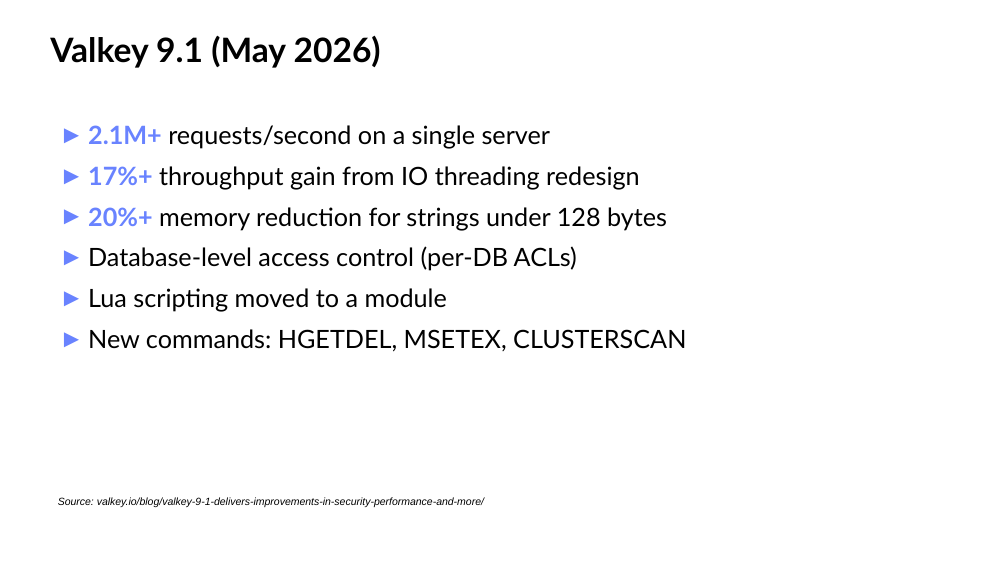
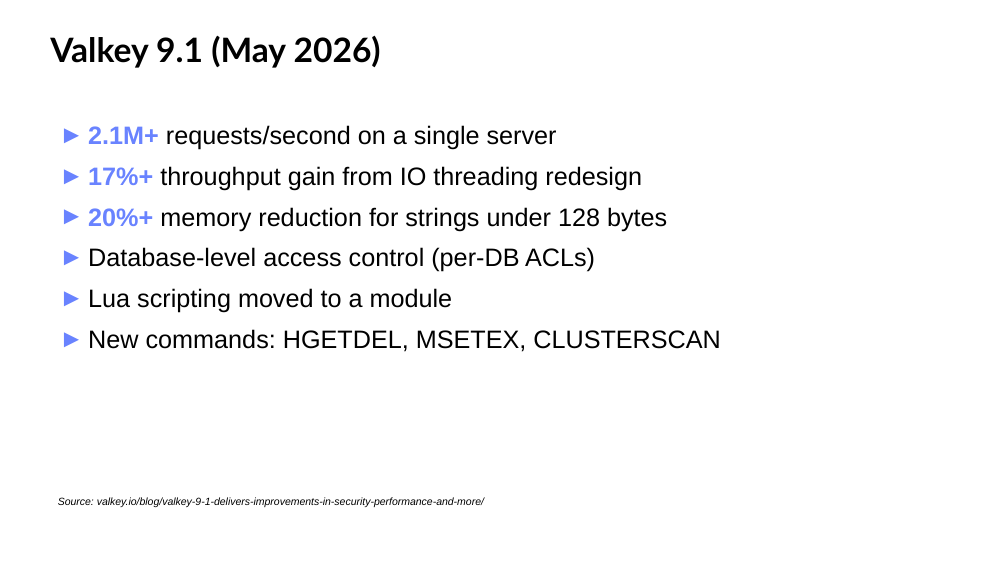
Before and after one commit to valkey-io/assets, a slide deck: slide 11 of slides/Valkey community deck.pptx (slide 12 before the commit). Drawn at 1008x567 pixels with LibreOffice and Linux fonts; fonts in the diff are those of the drawing; background and template pictures are left out. Boxes give left, top, right and bottom in pixels: in the first picture for what was removed or moved away, otherwise in the second. Text is boxed around its words. In the diff, an @@ line names an element or a change of style, - is before the commit and + after.

Commit message:
Update slides skill and community deck
- Add Valkey Admin slide (layout 9 with screenshot)
- Add Valkey GLIDE slide with native shape architecture diagram
- Add example custom slides (3-card, 2-col comparison, tall comparison)
- Remove Valkey Glide placeholder slide
- Update slides-skill.md with full learnings:
  - Custom card patterns with standard coordinates
  - Theme color table
  - SVG insertion workaround for python-pptx
  - Shape rules (no rounded corners, theme colors only)
  - Placeholder removal for custom slides
  - Slide master limitations

```diff
--- a/slides/Valkey community deck.pptx
+++ b/slides/Valkey community deck.pptx
@@ text "2.1M+ requests/second on a single ..." at (88,125,721,352): font Lato to Arial @@
```
Also in this commit, not shown: 5 other slides changed, 6 slides added, 12 slides removed, 1 other file.
